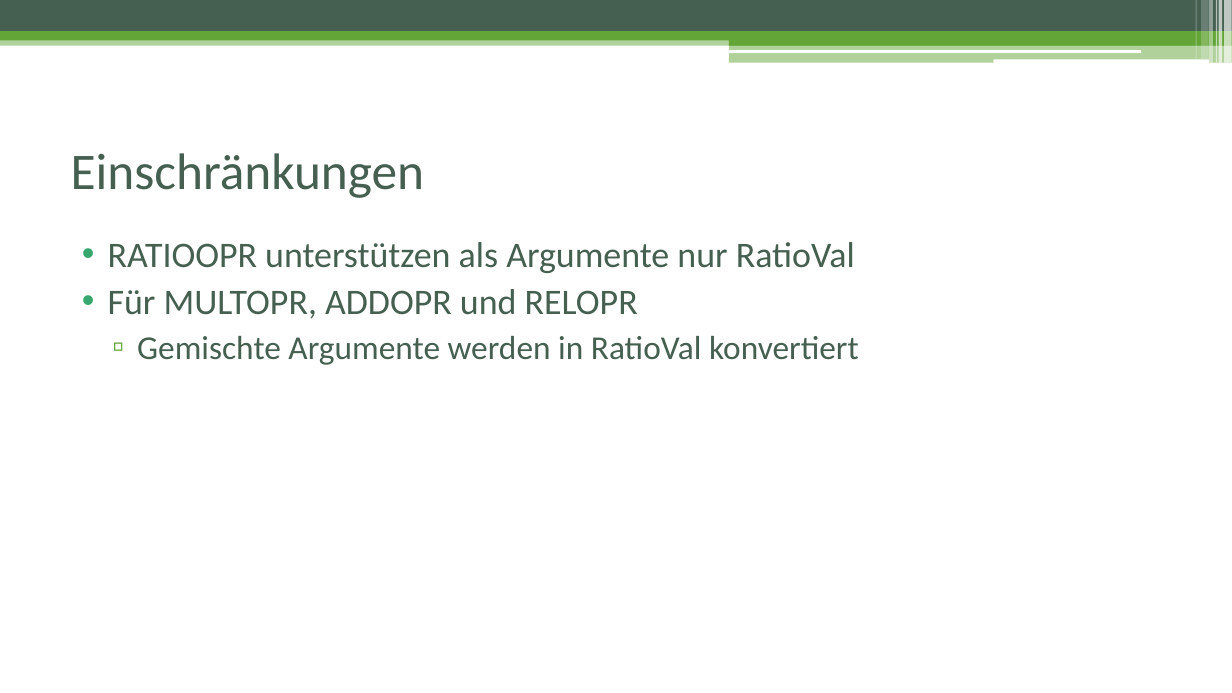
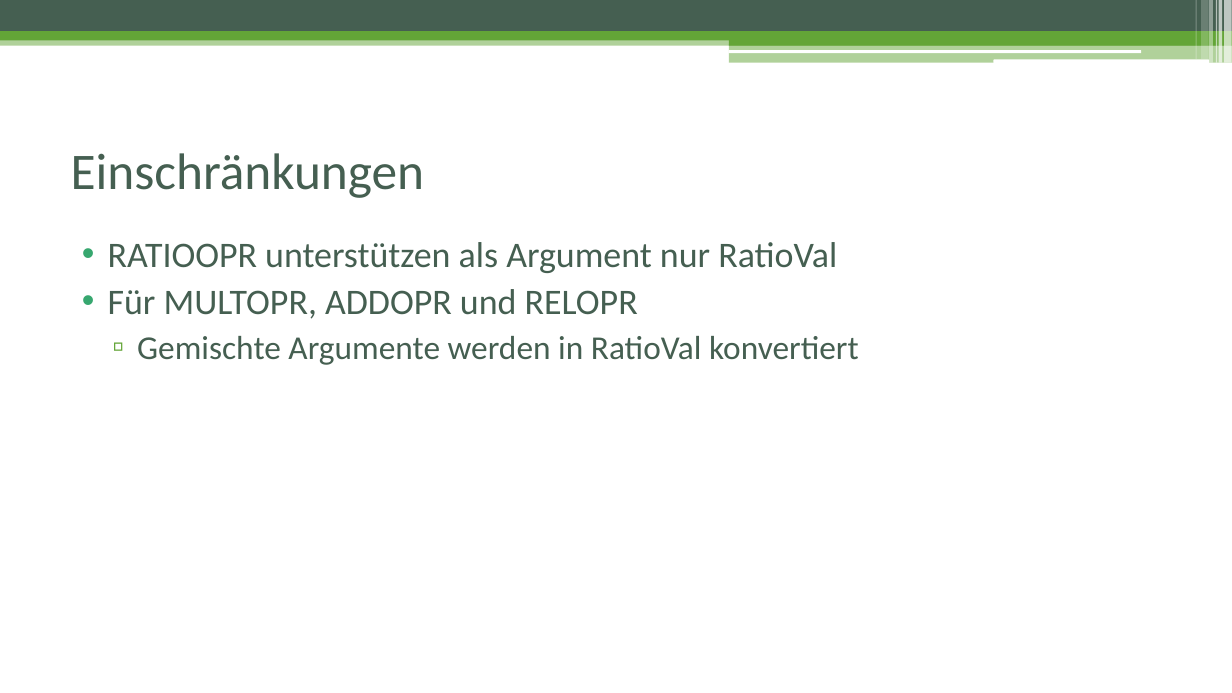
Before and after one commit to cguedel/fhnw-cpib, a slide deck: slide 6 of docs/Präsentation_Zwischenbericht.pptx. Drawn at 1232x693 pixels with LibreOffice and Linux fonts; fonts in the diff are those of the drawing. Boxes give left, top, right and bottom in pixels: in the first picture for what was removed or moved away, otherwise in the second. Text is boxed around its words. In the diff, an @@ line names an element or a change of style, - is before the commit and + after.

```diff
--- a/docs/Präsentation_Zwischenbericht.pptx
+++ b/docs/Präsentation_Zwischenbericht.pptx
@@ text at (108,242,837,273): text changed @@
-• RATIOOPR unterstützen als Argumente nur RatioVal
+• RATIOOPR unterstützen als Argument nur RatioVal
```
Also in this commit, not shown: 1 other slide changed.
